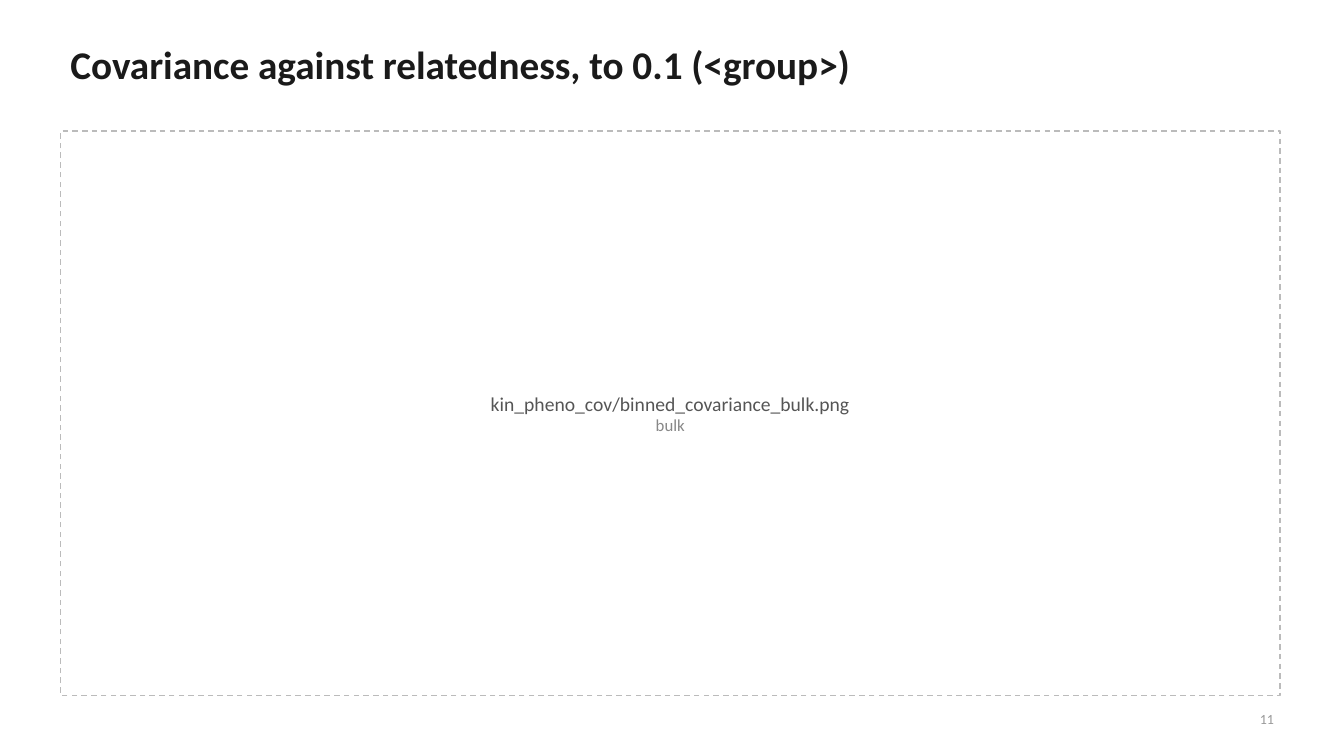
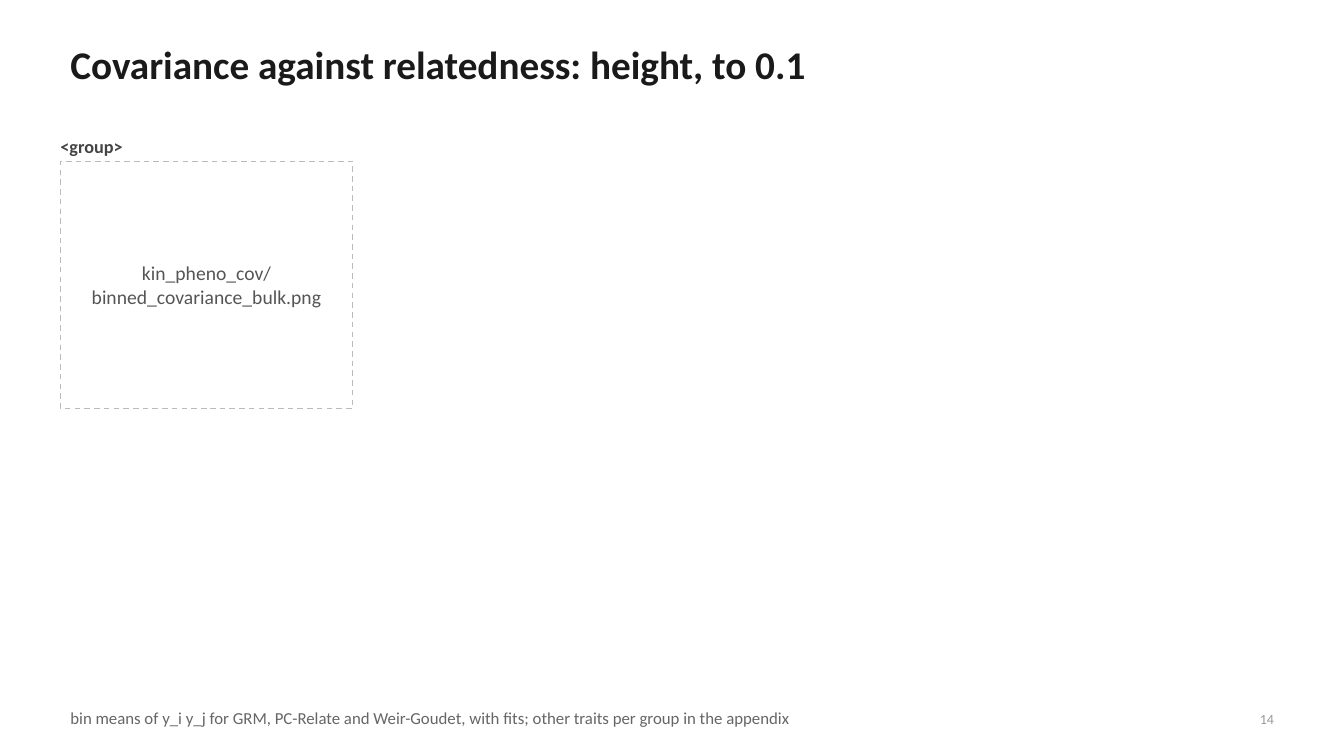
Before and after one commit to mkiravn/aou-covariance, a slide deck: slide 14 of slides/relatedness_condensed.pptx (slide 11 before the commit). Drawn at 1344x756 pixels with LibreOffice and Linux fonts; fonts in the diff are those of the drawing. Boxes give left, top, right and bottom in pixels: in the first picture for what was removed or moved away, otherwise in the second. Text is boxed around its words. In the diff, an @@ line names an element or a change of style, - is before the commit and + after.

```diff
--- a/slides/relatedness_condensed.pptx
+++ b/slides/relatedness_condensed.pptx
@@ title at bbox=[70, 51, 805, 86]: text changed @@
-Covariance against relatedness, to 0.1 (<group>)
+Covariance against relatedness: height, to 0.1
@@ rectangle removed at bbox=[60, 131, 1280, 696] @@
@@ text added at bbox=[60, 143, 122, 156], 13 pt, text #444444, bold @@
+<group>
@@ text "kin_pheno_cov/binned_covariance_bulk.png": place and size @@
-text "kin_pheno_cov/binned_covariance_bulk.png" at bbox=[491, 397, 849, 431]
+text "kin_pheno_cov/binned_covariance_bulk.png" at bbox=[92, 266, 321, 308]
@@ rectangle added at bbox=[60, 161, 353, 408], fill #FFFFFF, outline #BBBBBB 1 pt dashed @@
@@ text at bbox=[656, 419, 685, 431]: paragraph removed @@
-bulk
@@ text added at bbox=[70, 712, 789, 727], 12 pt, text #666666 @@
+bin means of y_i y_j for GRM, PC-Relate and Weir-Goudet, with fits; other traits per group in the appendix
@@ page number at bbox=[1260, 715, 1274, 724]: text changed @@
-11
+14
```
Also in this commit, not shown: 3 other slides changed, 4 slides added, 2 slides removed, 3 other files.
